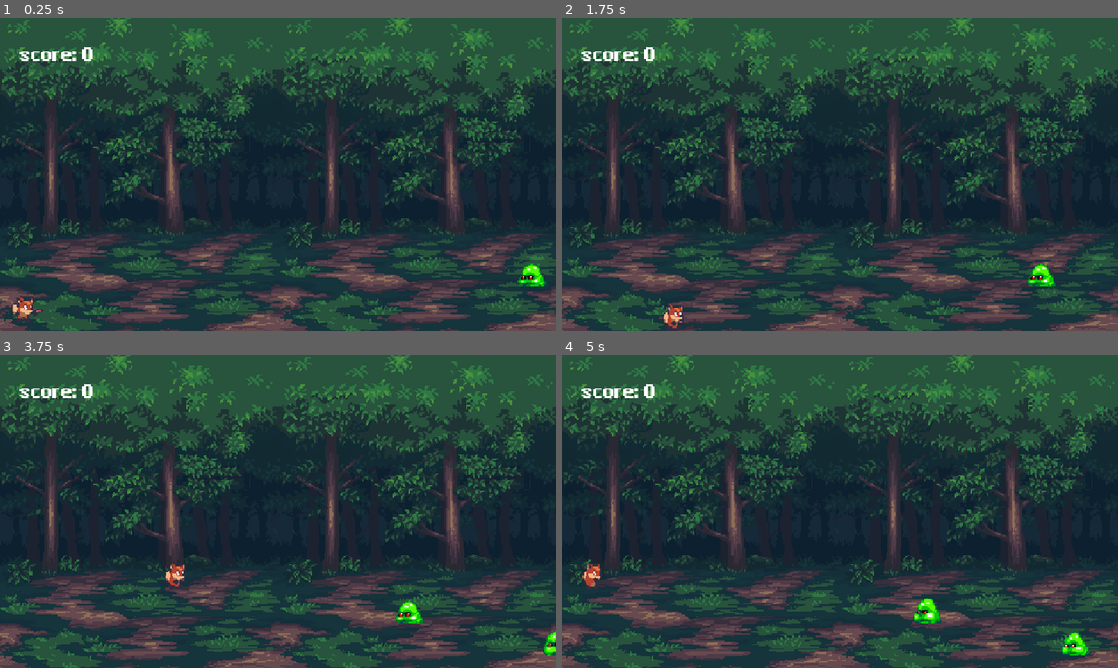
Above: before the commit, frames 1-4 (two rows, left to right).
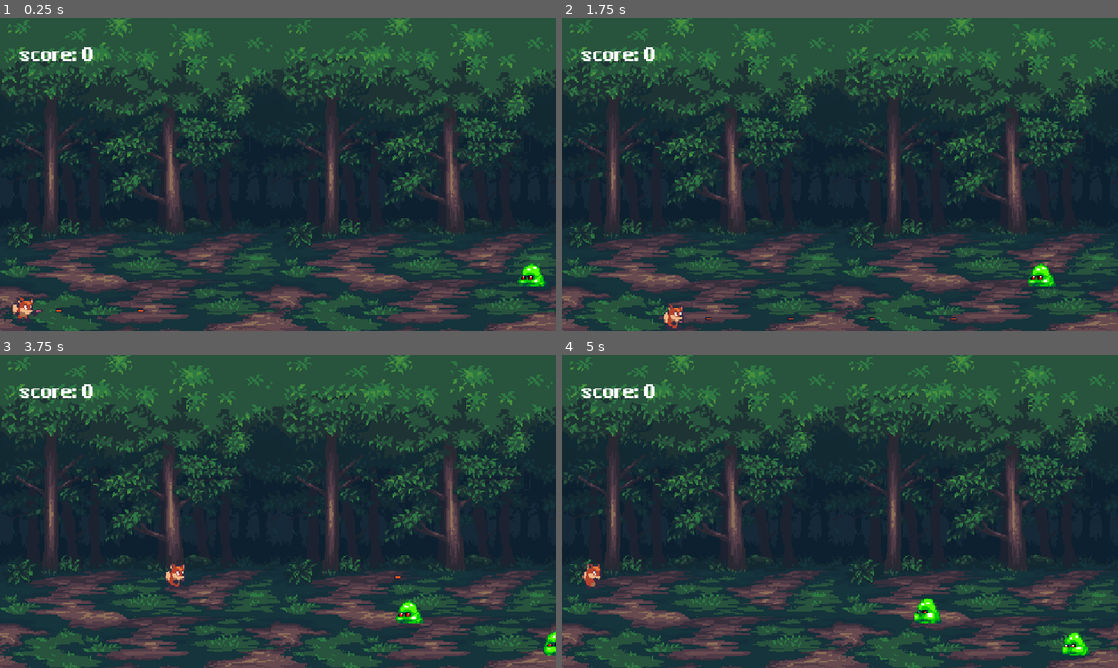
Above: after the commit, the same moments.

Repository: wrs123/godottest
Game: Godot game, scene res://scences/game.tscn
Two runs of this game, one before a commit and one after it. Both use one fixed random seed, a clock stepped at 60 frames per second and the inputs below.
Inputs:
- Up to frame 1 (0.25 s): no input
- Up to frame 2 (1.75 s): hold D (right) 0.53-1.28 s; hold S (down) from 1.28 s (still down)
- Up to frame 3 (3.75 s): release S (down) at 2.03 s; hold D (right) 2.03-2.78 s; hold W (up) 2.78-3.53 s; hold A (left) from 3.53 s (still down)
- Up to frame 4 (5 s): keep holding A (left)

The runs differ from the first frame. In frame 1, less than 0.1% of the frame differs, in the area x 10-26%, y 92-94%; in frame 2, less than 0.1%, in the area x 25-72%, y 95-97%; in frame 3, less than 0.1%; in frame 4, nothing differs.

Commit message:
first commit

Diff:
--- a/scences/player.tscn
+++ b/scences/player.tscn
@@ -162,13 +162,14 @@
 [node name="AnimatedSprite2D" type="AnimatedSprite2D" parent="."]
 sprite_frames = SubResource("SpriteFrames_7xwe5")
 animation = &"idle"
-frame_progress = 0.41779
+frame_progress = 0.12701
 
 [node name="CollisionShape2D" type="CollisionShape2D" parent="."]
 position = Vector2(0, 4)
 shape = SubResource("CircleShape2D_3j5lm")
 
 [node name="Timer" type="Timer" parent="."]
+wait_time = 0.1
 autostart = true
 
 [node name="gunAudio" type="AudioStreamPlayer2D" parent="."]
